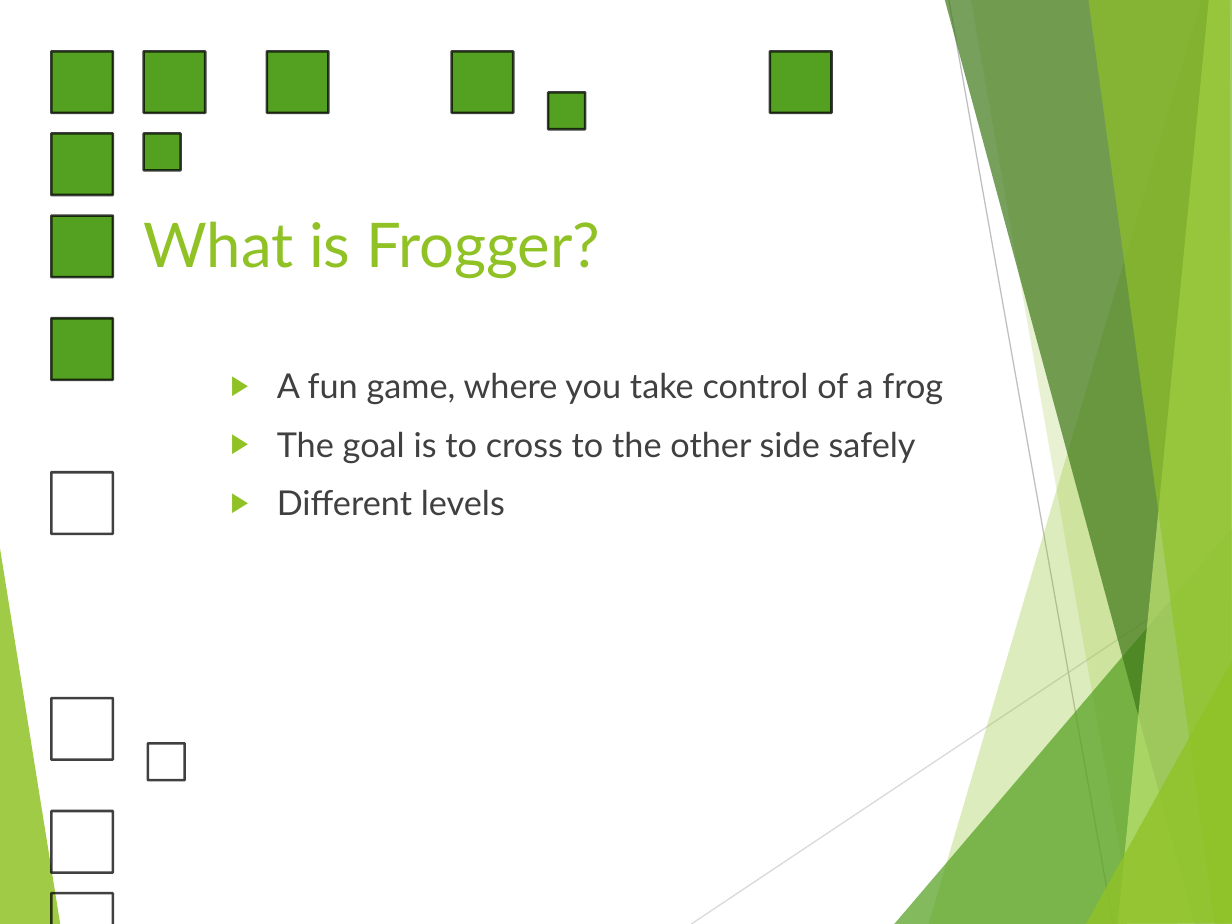
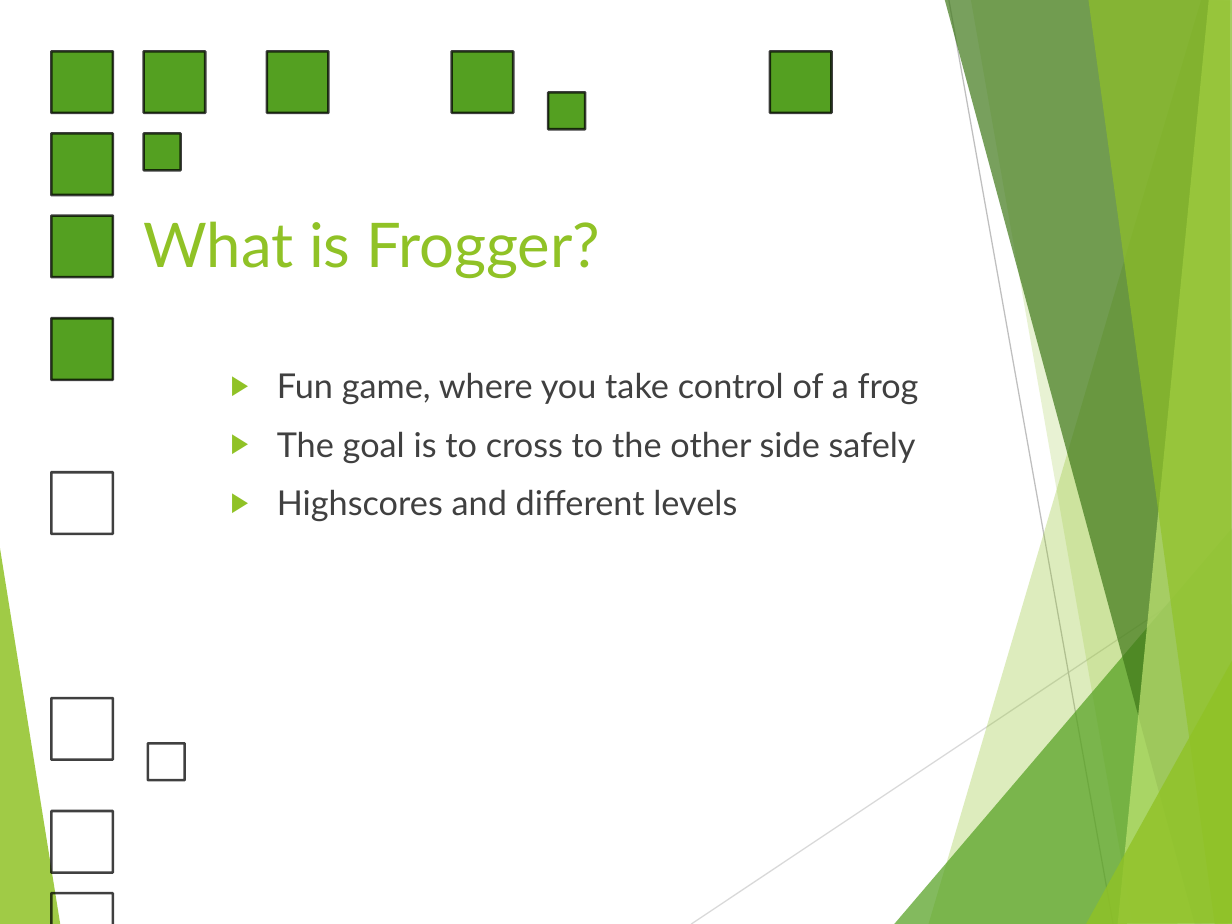
Before and after one commit to TeamBajic/Game, a slide deck: slide 3 of Frogger.pptx. Drawn at 1232x924 pixels with LibreOffice and Linux fonts; fonts in the diff are those of the drawing. Boxes give left, top, right and bottom in pixels: in the first picture for what was removed or moved away, otherwise in the second. Text is boxed around its words. In the diff, an @@ line names an element or a change of style, - is before the commit and + after.

Commit message:
Moved loadHighscores() inside initializeLevel(); Edited presentation;

```diff
--- a/Frogger.pptx
+++ b/Frogger.pptx
@@ text at (277, 372, 919, 405): text changed @@
-▶ A fun game, where you take control of a frog
+▶ Fun game, where you take control of a frog
@@ text at (277, 489, 737, 522): text changed @@
-▶ Different levels
+▶ Highscores and different levels
```
Also in this commit, not shown: 2 other slides changed, 3 other files.
